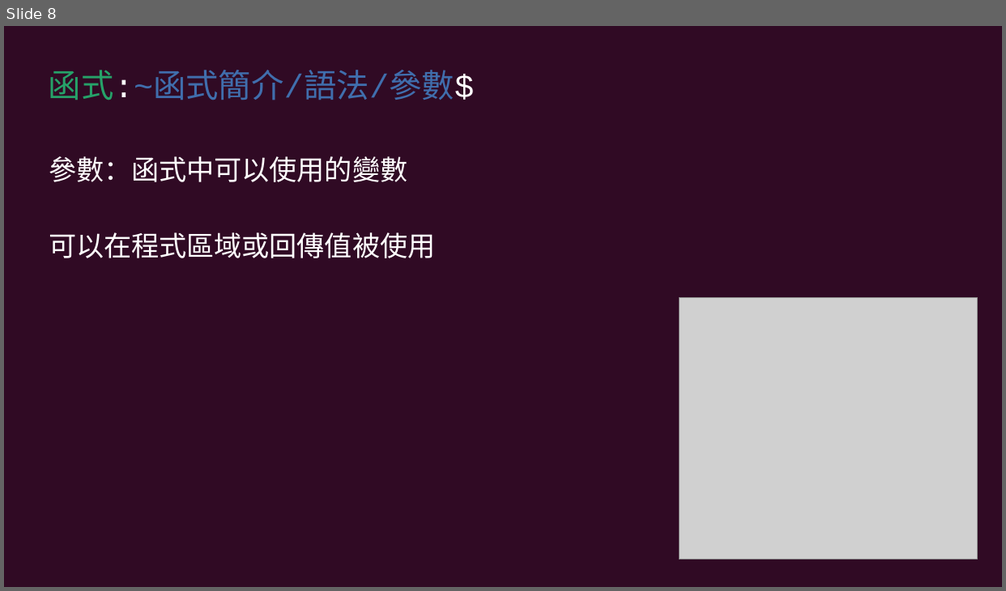
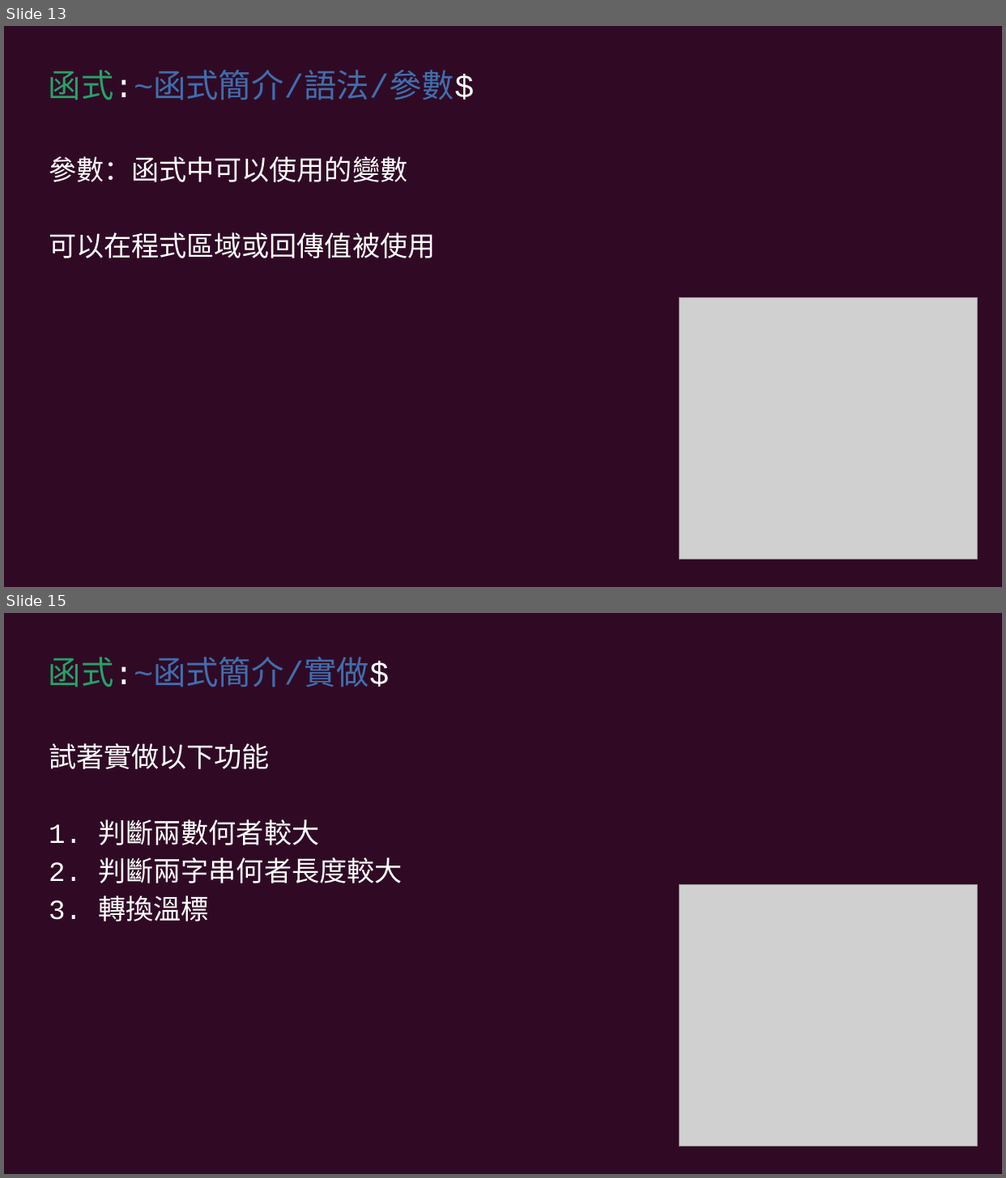
Before and after one commit to cyic-26th/presentations, a slide deck: 12.function/第十二次社課簡報.odp. Shown one above the other, each under a label of ours: slide 8 before the commit, slides 13 and 15 after it; the slides between them are not shown. The pictures are 1006x591 and 1006x1178 pixels, drawn with LibreOffice and Linux fonts; fonts in the diff are those of the drawing; grey boxes stand for pictures. Boxes give left, top, right and bottom in pixels: in the first picture for what was removed or moved away, otherwise in the second. Text is boxed around its words. In the diff, an @@ line names an element or a change of style, - is before the commit and + after.

```diff
--- a/12.function/第十二次社課簡報.odp
+++ b/12.function/第十二次社課簡報.odp
@@ slide 15 added at (x1=4, y1=613, x2=1002, y2=1174), background #300A24 @@
@@ text added at (x1=49, y1=657, x2=389, y2=688), 26 pt, text #406EAD @@
+函式:~函式簡介/實做$
@@ text added at (x1=49, y1=743, x2=403, y2=922), 22 pt, text #FFFFFF @@
+試著實做以下功能
+1. 判斷兩數何者較大
+2. 判斷兩字串何者長度較大
+3. 轉換溫標
@@ picture added at (x1=680, y1=884, x2=978, y2=1148) @@
@@ what was slide 8 is now slide 13 @@
```
Also in this commit, not shown: 3 slides changed, 11 other slides added, 3 slides removed, 2 other files.
